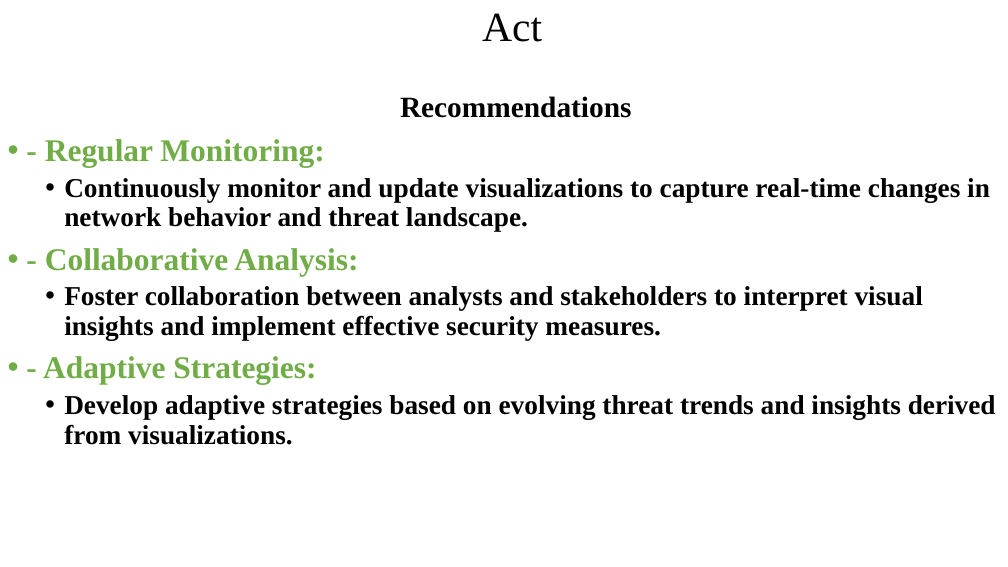
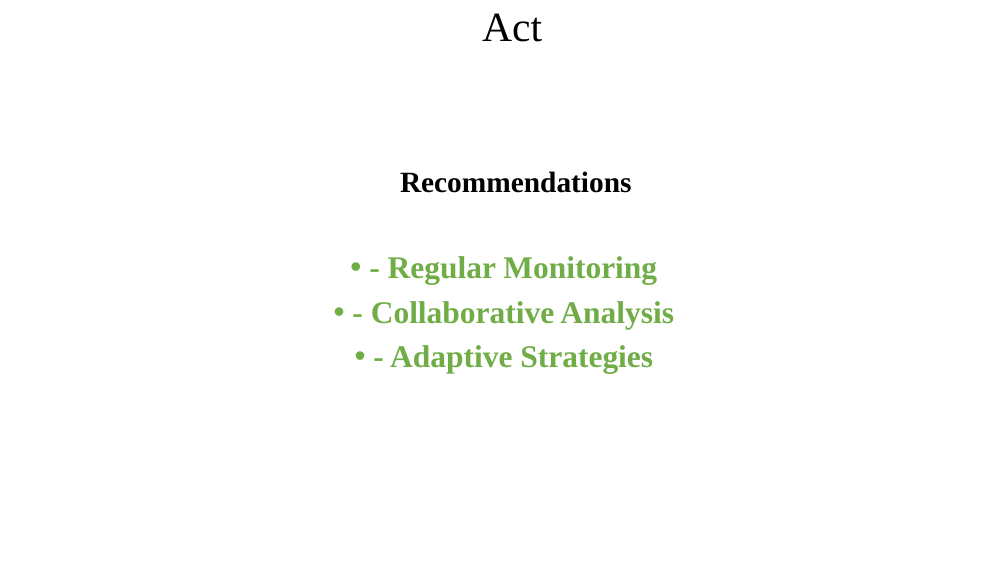
Before and after one commit to y4611676/Unanimous-Project, a slide deck: slide 17 of Enhance_network_security_by_analyzing_Inribo_synthetic_network_data_sets/Enhance_network_security_by_analyzing_Inribo_synthetic_network_data_sets.pptx (slide 14 before the commit). Drawn at 1008x567 pixels with LibreOffice and Linux fonts; fonts in the diff are those of the drawing. Boxes give left, top, right and bottom in pixels: in the first picture for what was removed or moved away, otherwise in the second. Text is boxed around its words. In the diff, an @@ line names an element or a change of style, - is before the commit and + after.

```diff
--- a/Enhance_network_security_by_analyzing_Inribo_synthetic_network_data_sets/Enhance_network_security_by_analyzing_Inribo_synthetic_network_data_sets.pptx
+++ b/Enhance_network_security_by_analyzing_Inribo_synthetic_network_data_sets/Enhance_network_security_by_analyzing_Inribo_synthetic_network_data_sets.pptx
@@ text at [371, 256, 674, 374]: text changed; size 26 to 30 pt; text colour #000000 to #70AD47 @@
-• - Regular Monitoring:
-  • Continuously monitor and update visualizations to capture real-time changes in network behavior and threat landscape.
-• - Collaborative Analysis:
-  • Foster collaboration between analysts and stakeholders to interpret visual insights and implement effective security measures.
-• - Adaptive Strategies:
-  • Develop adaptive strategies based on evolving threat trends and insights derived from visualizations.
+• - Regular Monitoring
+• - Collaborative Analysis
+• - Adaptive Strategies
```
Also in this commit, not shown: 5 other slides changed, 4 slides added, 2 other files.
